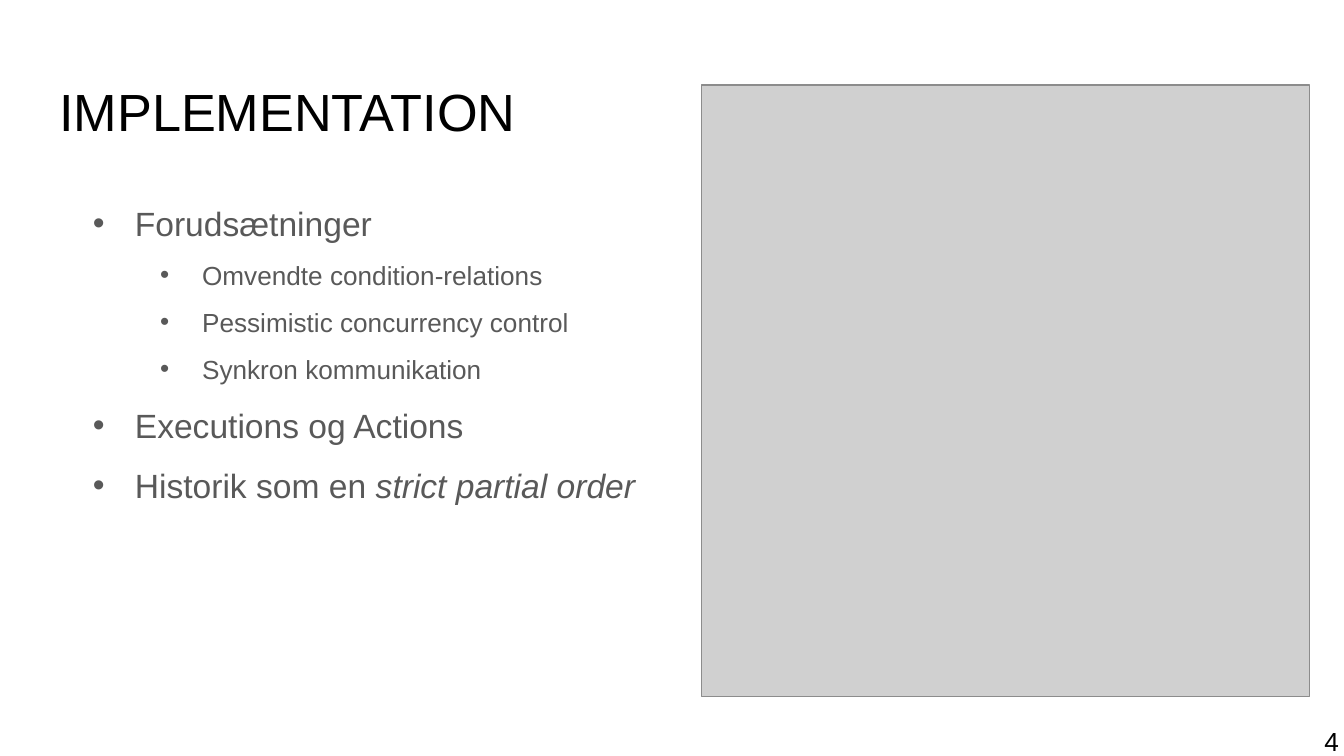
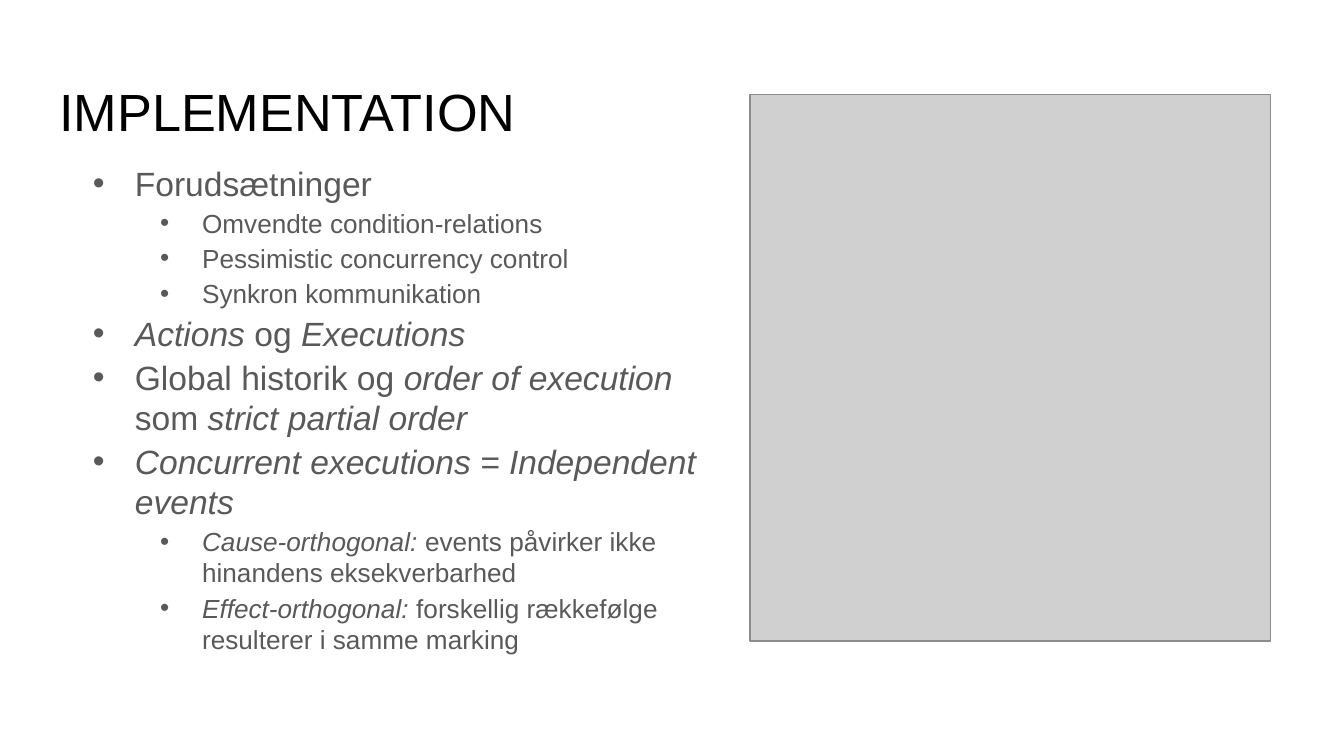
Before and after one commit to mikaellindemann/Distributed-Consensus, a slide deck: slide 3 of doc/Exam/Exam.pptx (slide 4 before the commit). Drawn at 1344x756 pixels with LibreOffice and Linux fonts; fonts in the diff are those of the drawing; grey boxes stand for pictures. Boxes give left, top, right and bottom in pixels: in the first picture for what was removed or moved away, otherwise in the second. Text is boxed around its words. In the diff, an @@ line names an element or a change of style, - is before the commit and + after.

Commit message:
Powerpoint

```diff
--- a/doc/Exam/Exam.pptx
+++ b/doc/Exam/Exam.pptx
@@ picture: place and size @@
-picture at [702, 85, 1309, 696]
+picture at [750, 94, 1270, 641]
@@ text "Forudsætninger": place and size @@
-text "Forudsætninger" at [135, 211, 635, 504]
+text "Forudsætninger" at [135, 171, 696, 655]
@@ text at [135, 171, 569, 309]: line spacing 1.5 to 1; more space between paragraphs @@
@@ text at [135, 321, 696, 655]: text changed; size 18 to 14 pt; italic on @@
-• Executions og Actions
-• Historik som en strict partial order
+• Actions og Executions
+• Global historik og order of execution
+  som strict partial order
+• Concurrent executions = Independent
+  events
+  • Cause-orthogonal: events påvirker ikke
+    hinandens eksekverbarhed
+  • Effect-orthogonal: forskellig rækkefølge
+    resulterer i samme marking
@@ page number removed at [1324, 733, 1339, 751] @@
-4
```
Also in this commit, not shown: 11 other slides changed, 7 slides added, 4 slides removed, 2 other files.
